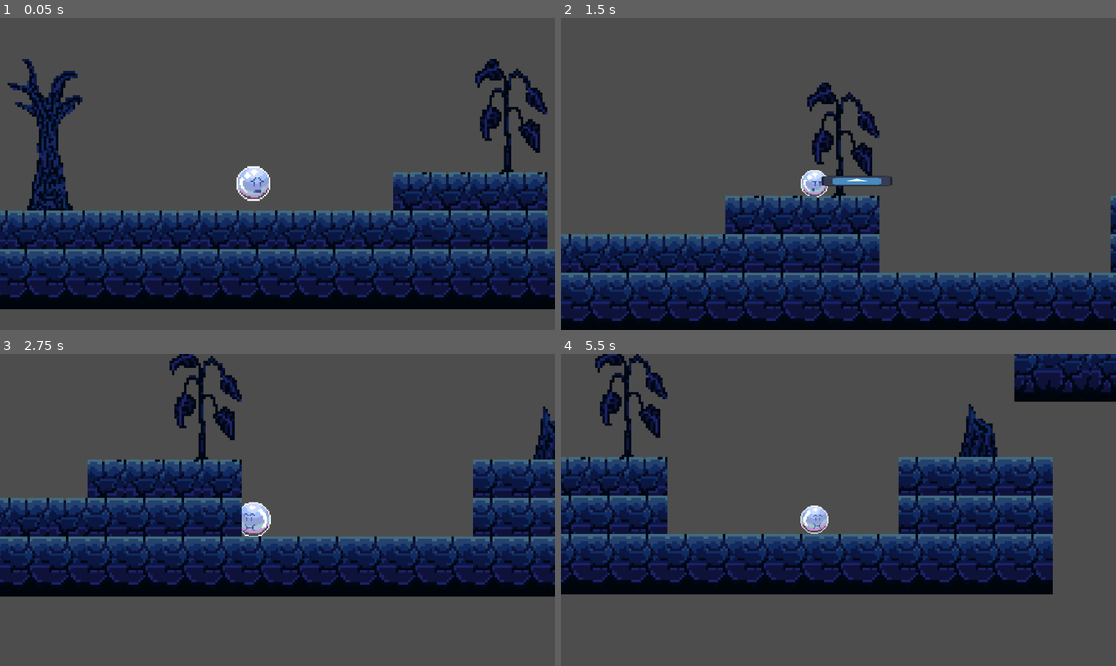
Above: before the commit, frames 1-4 (two rows, left to right).
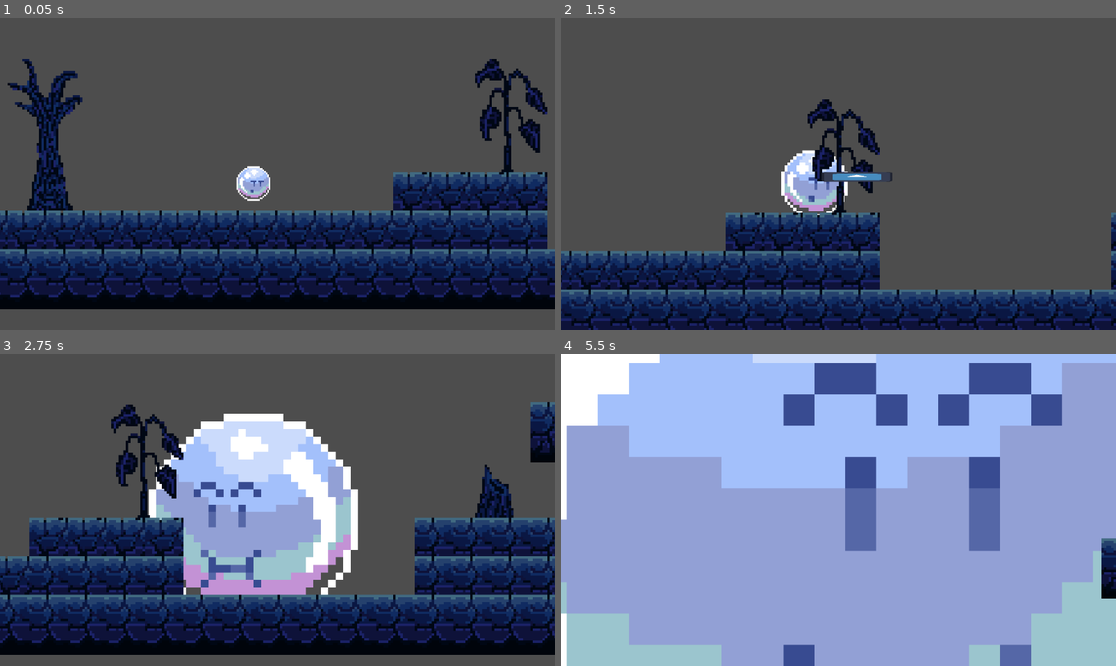
Above: after the commit, the same moments.

Repository: ricaardoandrees/CaracasGameJam2025
Game: Godot game, scene res://game.tscn
Same seed, same stepped clock (60 frames per second), same inputs: the game is played once before the commit and once after it. The engine's default icon, where the game draws it, is replaced by a stand-in: a white triangle on a blue panel in a dark square.
Inputs:
- Up to frame 1 (0.05 s): no input
- Up to frame 2 (1.5 s): tap Enter (suicidarse) at 0.5 s; hold Q (inflar) 0.53-1.28 s; hold D (derecha) from 0.53 s (still down); tap Space (saltar) at 0.77 s; tap E (disparar) at 1.35 s
- Up to frame 3 (2.75 s): tap Space (saltar) at 1.52 s; tap Q (inflar) at 1.55 s; release D (derecha) at 2.03 s; hold A (izquierda) from 2.03 s (still down); hold Q (inflar) from 2.03 s (still down)
- Up to frame 4 (5.5 s): release A (izquierda) at 2.78 s; release Q (inflar) at 2.78 s; hold D (derecha) 2.78-4.28 s; tap Enter (suicidarse) at 2.85 s; tap Space (saltar) at 3.02, 3.77, 4.52 s; tap Q (inflar) at 3.05, 4.55 s; hold Q (inflar) 3.53-4.28 s; hold A (izquierda) 4.28-5.03 s; tap E (disparar) at 4.35 s; hold D (derecha) from 5.03 s (still down); hold Q (inflar) from 5.03 s (still down)

The runs differ from the first frame. In frame 1, less than 0.1% of the frame differs, in the area x 45-48%, y 51-57%; in frame 2, 25%; in frame 3, 58%; in frame 4, 100%, in the area x 0-100%, y 0-100%.

Commit message:
se infla

Diff:
--- a/Scenes/PlayerBurbuja.tscn
+++ b/Scenes/PlayerBurbuja.tscn
@@ -131,8 +131,8 @@
 position = Vector2(420, 320)
 scale = Vector2(0.64, 0.646667)
 sprite_frames = SubResource("SpriteFrames_uobht")
-animation = &"muerte"
-frame_progress = 0.39143
+animation = &"idle"
+frame_progress = 0.379983
 
 [node name="CollisionShape2D" type="CollisionShape2D" parent="."]
 position = Vector2(420, 320)
--- a/Scripts/PlayerBurbuja.gd
+++ b/Scripts/PlayerBurbuja.gd
@@ -46,6 +46,8 @@
 
 	if Input.is_action_pressed("inflar"):
 		animated_sprite_2d.play("inflar")
+		animated_sprite_2d.scale *= 1.02
+		collision_shape_2d.scale *= 1.02
 	elif Input.is_action_just_released("inflar"):
 			animated_sprite_2d.stop()
 	if Input.is_action_pressed("suicidarse"):
